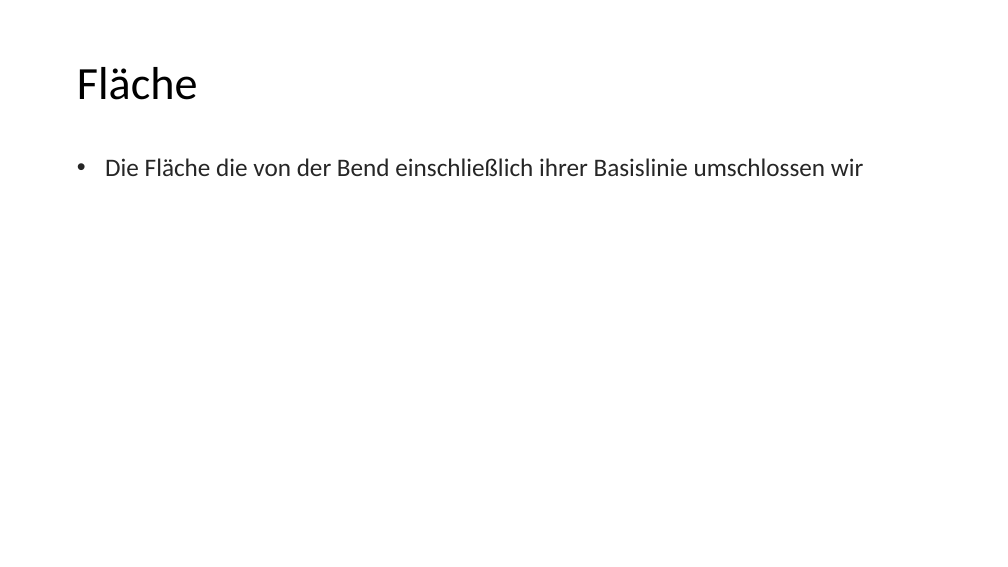
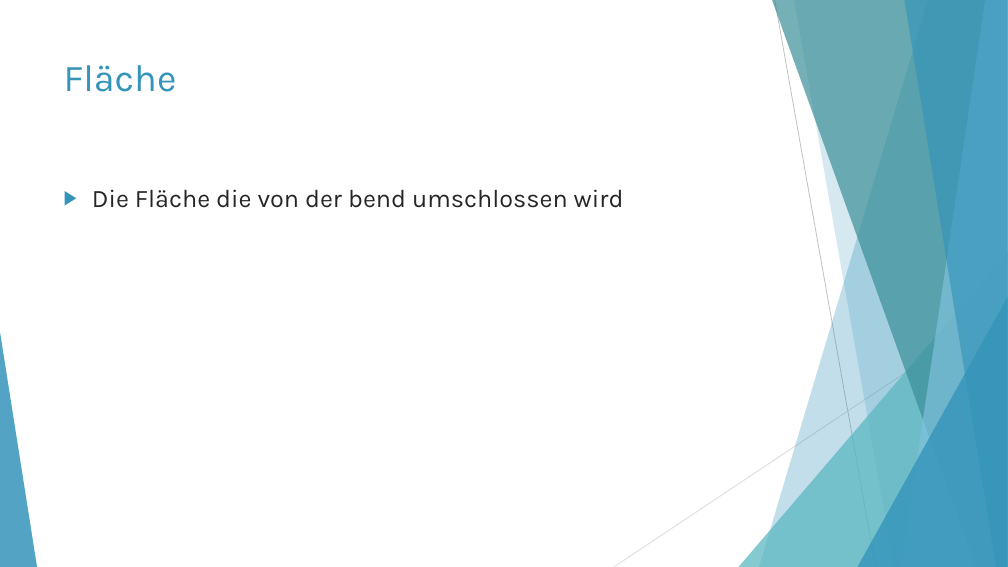
Before and after one commit to moritzhe/algokarto, a slide deck: slide 4 of Wang-Müller.pptx. Drawn at 1008x567 pixels with LibreOffice and Linux fonts; fonts in the diff are those of the drawing. Boxes give left, top, right and bottom in pixels: in the first picture for what was removed or moved away, otherwise in the second. Text is boxed around its words. In the diff, an @@ line names an element or a change of style, - is before the commit and + after.

Commit message:
Add design to presentation

```diff
--- a/Wang-Müller.pptx
+++ b/Wang-Müller.pptx
@@ title "Fläche": place and size @@
-title "Fläche" at (77, 67, 198, 100)
+title "Fläche" at (64, 65, 177, 92)
@@ title "Fläche" at (64, 65, 177, 92): size 44 to 36 pt, font Calibri to Karla, text colour #000000 to #3494BA; line spacing 0.9 to 1; vertical alignment middle to top @@
@@ text at (92, 189, 624, 208): text changed; font Calibri to Karla @@
-  • Die Fläche die von der Bend einschließlich ihrer Basislinie umschlossen wir
+  ▶ Die Fläche die von der bend umschlossen wird
@@ group added at (0, 0, 1008, 567): 5 freeform shapes, 3 triangles, 2 lines @@
```
Also in this commit, not shown: 14 other slides changed, 1 slide added, 1 slide removed.
